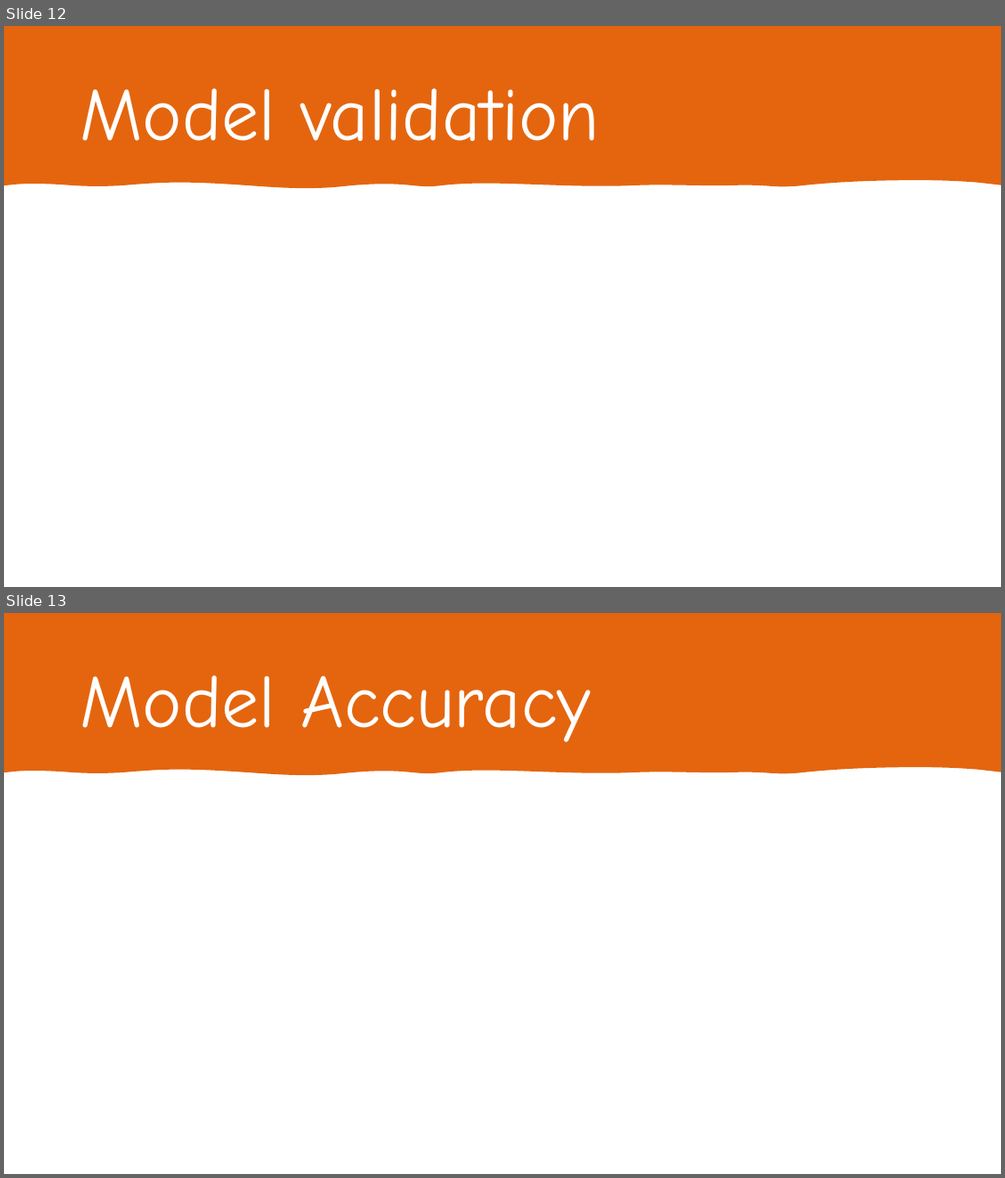
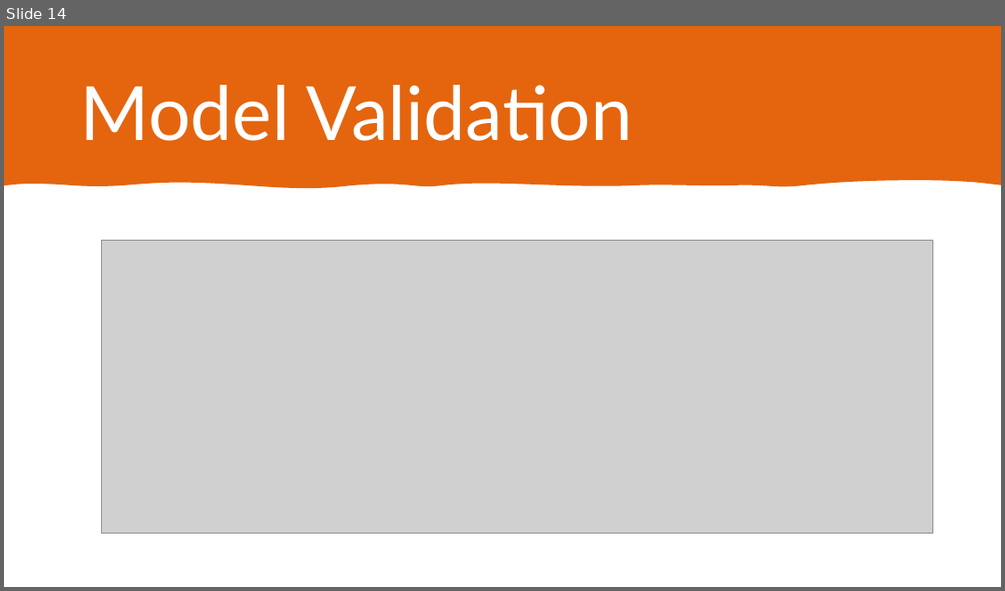
Before and after one commit to soodrk/R-Predict-Diabetes-using-Logistic-Regression, a slide deck: Diabetes prediction using logistic regression.pptx. Shown one above the other, each under a label of ours: slides 12 and 13 before the commit, slide 14 after it. The pictures are 1005x1178 and 1005x591 pixels, drawn with LibreOffice and Linux fonts; fonts in the diff are those of the drawing; grey boxes stand for pictures. Boxes give left, top, right and bottom in pixels: in the first picture for what was removed or moved away, otherwise in the second. Text is boxed around its words. In the diff, an @@ line names an element or a change of style, - is before the commit and + after.

```diff
--- a/Diabetes prediction using logistic regression.pptx
+++ b/Diabetes prediction using logistic regression.pptx
@@ slide 13 removed at (4, 613, 1001, 1174), background #FFFFFF @@
@@ rectangle removed at (4, 613, 1001, 1174) @@
@@ freeform shape removed at (4, 613, 1001, 775) @@
@@ title removed at (80, 675, 591, 742) @@
-Model Accuracy
@@ what was slide 12 is now slide 14 @@
@@ slide 14 changed as well @@
@@ title at (80, 85, 632, 141): text changed; font Comic Neue to Lato @@
-Model validation
+Model Validation
@@ picture added at (102, 240, 933, 533) @@
```
Also in this commit, not shown: 10 other slides changed, 7 slides added, 1 other slide removed.
